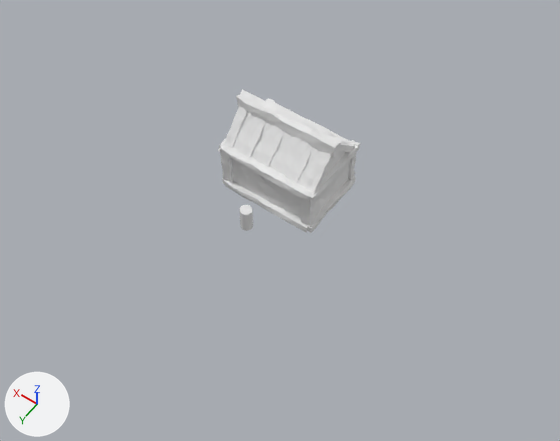
The Blender file examples/blender-saves/example.blend: old version first, new version second.
Before and after are seen from a camera (50 mm lens) standing at (-23.8, 34.5, 48.3) and looking at (-1.9, 3.9, 0.1). Every picture has the same lights, and +X, +Y and +Z are marked at lower left.

Objects in the first picture: 'House 100', 'Reference'.
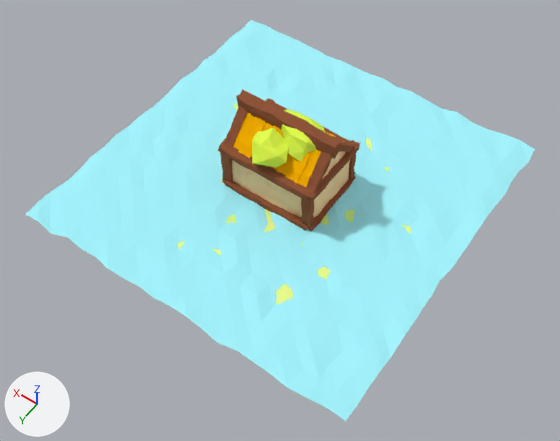
Boxes [x1, y1, x2, y2] around the edits, measured in the pictures (560 x 441 px):
'Water 100', added
    after: [25, 20, 535, 421]
'House 100', recoloured (white to brown)
    both: [218, 89, 361, 233]
'Tree 1000', shown
    after: [252, 109, 325, 168]
'Field 100', added
    after: [178, 104, 411, 304]
'Reference', hidden
    before: [239, 205, 253, 231]

Diff of the bpy script that builds the scene:
```diff
--- a/examples/blender-saves/example.blend.py
+++ b/examples/blender-saves/example.blend.py
@@ mat_high_basic @@
+mat_high_basic = bpy.data.materials.new('High basic')
+# nodes: BsdfPrincipled, OutputMaterial, VertexColor
@@ me_cube_013 @@
 me_cube_013.from_pydata(...)  # 1440 vertices, 1941 faces; spans x -8.5..0.81, y -2.49..5.49, z -0.56..6.61
+me_cube_013.materials.append(mat_high_basic)
@@ me_grid_006 @@
+me_grid_006.from_pydata(...)  # 441 vertices, 800 faces; spans x -15.2..15.2, y -15.2..15.2, z -0.3..0.2
+me_grid_006.materials.append(mat_high_basic)
@@ me_grid @@
+me_grid.from_pydata(...)  # 116 vertices, 187 faces; spans x -12.7..12.6, y -12.8..12.9, z -0.4..-0.1
+me_grid.materials.append(mat_high_basic)
@@ ob_tree_1000 @@
 ob_tree_1000.location = (0.0, 0.0, 0.0)
-ob_tree_1000.hide_set(True)
@@ ob_reference @@
 ob_reference.location = (0.0, 5.73, 0.97)
+ob_reference.hide_set(True)
@@ ob_water_100 @@
+ob_water_100 = bpy.data.objects.new('Water 100', me_grid_006)
+ob_water_100.location = (0.0, 0.0, 0.0)
@@ ob_field_100 @@
+ob_field_100 = bpy.data.objects.new('Field 100', me_grid)
+ob_field_100.location = (0.0, 0.0, 0.0)
```
